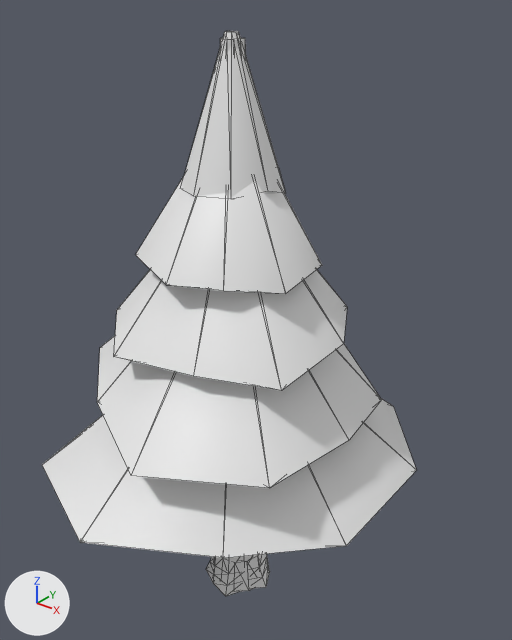
The glTF model models/pine.glb: old version first, new version second.
The view is the same before and after, from a camera (50 mm lens) standing at (4.1, -4.8, 6.37) and looking at (0.06, 0.24, 3.24). The axes (+X, +Y, +Z) are drawn at lower left. The lights are the same throughout. The picture after the commit comes second. Mesh edges are drawn as thin lines. Vertices at exactly the same position are counted once.

In view in the first picture: 'Body_Canopy0', 'Body_Canopy1', 'Body_Canopy2', 'Body_Canopy3', 'Body_Canopy4', 'Body_Trunk' and 1 more.
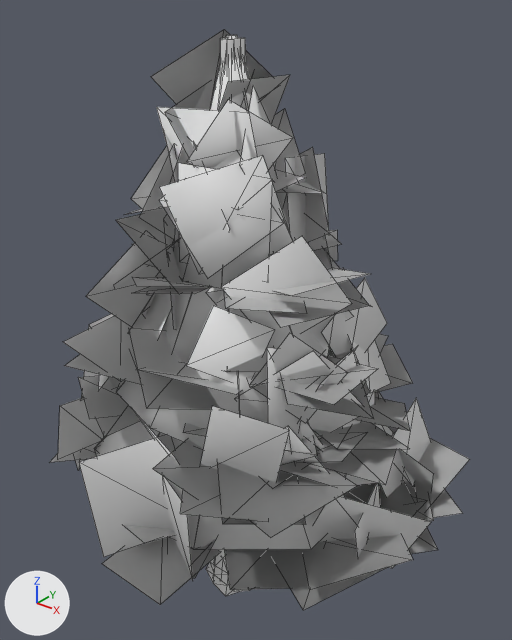
Diff of the bpy script that builds the scene:
```diff
--- a/models/pine.glb.py
+++ b/models/pine.glb.py
@@ me_body_canopy0 @@
 # used by ob_body_canopy0; location = (0.0, 0.0, 2.65); rotation_euler = (0.0, 0.0, -2.517), in degrees (0, 0, -144)
-me_body_canopy0.from_pydata(...)  # 18 vertices, 32 faces; spans x -1.87..2.04, y -1.86..1.66, z -1.03..0.75
+me_body_canopy0.from_pydata(...)  # 382 vertices, 214 faces; spans x -2.25..2.21, y -1.99..2.12, z -1.31..1.24
+# me_body_canopy0 part 1: 18 vertices removed from x -1.87..2.04, y -1.86..1.66, z -1.03..0.75; 382 vertices added at x -2.25..2.21, y -1.99..2.12, z -1.31..1.24
@@ me_body_canopy1 @@
 # used by ob_body_canopy1; location = (0.0, 0.0, 3.4); rotation_euler = (0.0, 0.0, -0.2), in degrees (0, 0, -11)
-me_body_canopy1.from_pydata(...)  # 18 vertices, 32 faces; spans x -1.51..1.49, y -1.56..1.51, z -0.93..0.7
+me_body_canopy1.from_pydata(...)  # 290 vertices, 168 faces; spans x -2.08..2.14, y -1.75..1.83, z -1.13..1.18
+# me_body_canopy1 part 2: 18 vertices removed from x -1.51..1.49, y -1.56..1.51, z -0.93..0.7; 290 vertices added at x -2.08..2.14, y -1.75..1.83, z -1.13..1.18
@@ me_body_canopy2 @@
 # used by ob_body_canopy2; location = (0.0, 0.0, 4.1); rotation_euler = (0.0, 0.0, 1.353), in degrees (0, 0, 78)
-me_body_canopy2.from_pydata(...)  # 18 vertices, 32 faces; spans x -1.23..1.21, y -1.24..1.26, z -0.93..0.65
+me_body_canopy2.from_pydata(...)  # 186 vertices, 116 faces; spans x -1.67..1.43, y -1.61..1.63, z -1.26..1.26
+# me_body_canopy2 part 3: the whole mesh is rebuilt
@@ me_body_canopy3 @@
 # used by ob_body_canopy3; location = (0.0, 0.0, 4.75); rotation_euler = (0.0, 0.0, -2.548), in degrees (0, 0, -146)
-me_body_canopy3.from_pydata(...)  # 18 vertices, 32 faces; spans x -0.82..0.92, y -0.86..0.87, z -0.89..0.6
+me_body_canopy3.from_pydata(...)  # 118 vertices, 82 faces; spans x -1.28..1.11, y -1.42..0.93, z -1.11..0.92
+# me_body_canopy3 part 4: the whole mesh is rebuilt
@@ me_body_canopy4 @@
 # used by ob_body_canopy4; location = (0.0, 0.0, 5.4); rotation_euler = (0.0, 0.0, 1.023), in degrees (0, 0, 59)
-me_body_canopy4.from_pydata(...)  # 18 vertices, 32 faces; spans x -0.476..0.469, y -0.427..0.435, z -0.786..0.55
+me_body_canopy4.from_pydata(...)  # 58 vertices, 52 faces; spans x -0.902..0.594, y -1.031..0.76, z -1.088..0.532
+# me_body_canopy4 part 5: the whole mesh is rebuilt
@@ ob_body_canopy0 @@
 ob_body_canopy0.location = (0.0, 0.0, 2.65)
-ob_body_canopy0.rotation_euler = (0.0, 0.0, -2.517)  # degrees (0, 0, -144)
+ob_body_canopy0.rotation_euler = (0.0, 0.0, -0.625)  # degrees (0, 0, -36)
@@ ob_body_canopy1 @@
 ob_body_canopy1.location = (0.0, 0.0, 3.4)
-ob_body_canopy1.rotation_euler = (0.0, 0.0, -0.2)  # degrees (0, 0, -11)
+ob_body_canopy1.rotation_euler = (0.0, 0.0, -0.992)  # degrees (0, 0, -57)
@@ ob_body_canopy2 @@
 ob_body_canopy2.location = (0.0, 0.0, 4.1)
-ob_body_canopy2.rotation_euler = (0.0, 0.0, 1.353)  # degrees (0, 0, 78)
+ob_body_canopy2.rotation_euler = (0.0, 0.0, 0.964)  # degrees (0, 0, 55)
@@ ob_body_canopy3 @@
 ob_body_canopy3.location = (0.0, 0.0, 4.75)
-ob_body_canopy3.rotation_euler = (0.0, 0.0, -2.548)  # degrees (0, 0, -146)
+ob_body_canopy3.rotation_euler = (0.0, 0.0, -2.599)  # degrees (0, 0, -149)
@@ ob_body_canopy4 @@
 ob_body_canopy4.location = (0.0, 0.0, 5.4)
-ob_body_canopy4.rotation_euler = (0.0, 0.0, 1.023)  # degrees (0, 0, 59)
+ob_body_canopy4.rotation_euler = (0.0, 0.0, -0.354)  # degrees (0, 0, -20)
```

Where the change shows, as pixel boxes [x1, y1, x2, y2] in the pictures (512 x 640 px):
'Body_Canopy0', reshaped, turned: before [42, 399, 416, 558]; after [49, 391, 470, 610]
'Body_Canopy1', reshaped, turned: before [97, 336, 382, 488]; after [78, 252, 413, 538]
'Body_Canopy2', reshaped, turned: before [114, 270, 347, 390]; after [64, 141, 387, 423]
'Body_Canopy3', reshaped, turned: before [135, 176, 322, 294]; after [131, 71, 370, 328]
'Body_Canopy4', reshaped, turned: before [182, 31, 286, 198]; after [125, 29, 326, 215]
